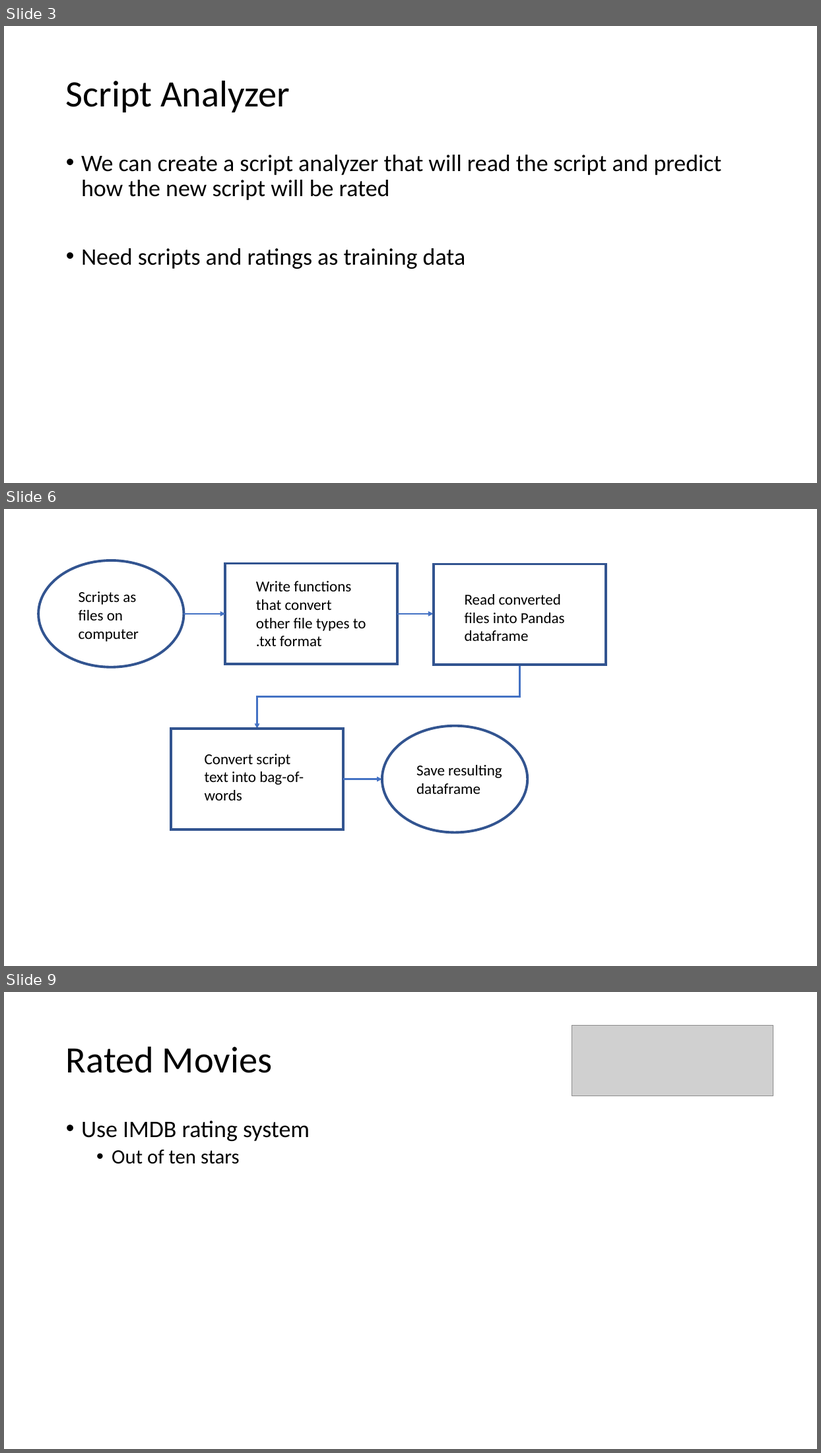
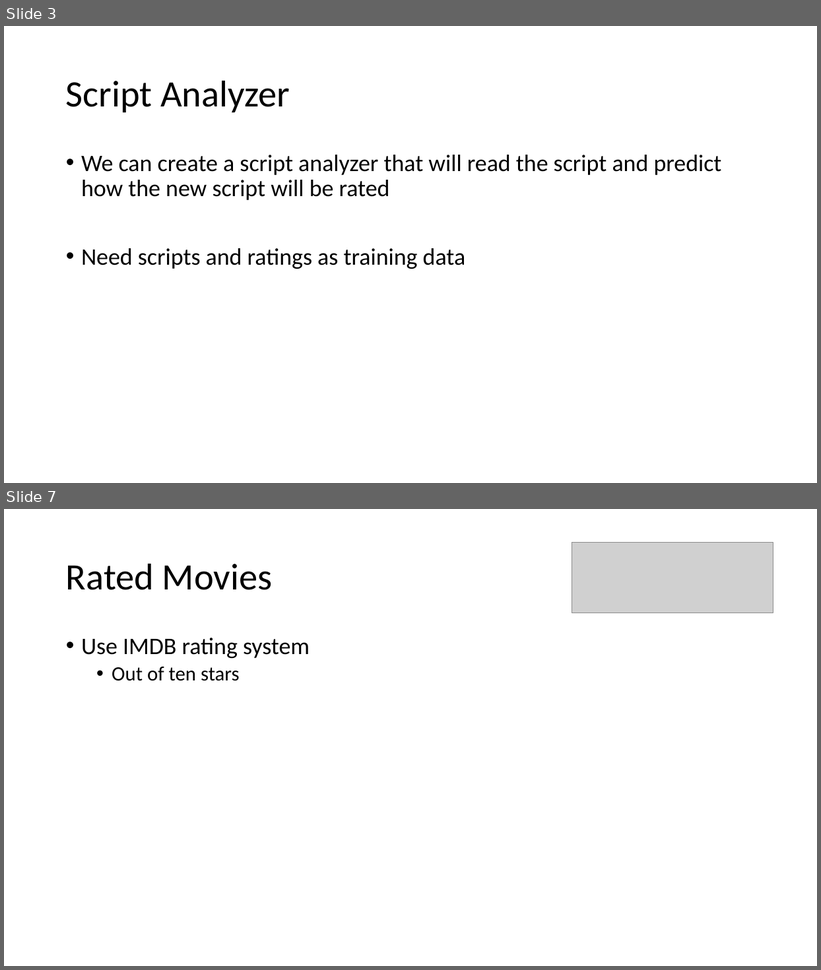
Before and after one commit to cda913/Capstone, a slide deck: AitkinCapstonePresentation.pptx. Shown one above the other, each under a label of ours: slides 3, 6 and 9 before the commit, slides 3 and 7 after it; the slides between them are not shown. The pictures are 821x1453 and 821x970 pixels, drawn with LibreOffice and Linux fonts; fonts in the diff are those of the drawing; grey boxes stand for pictures. Boxes give left, top, right and bottom in pixels: in the first picture for what was removed or moved away, otherwise in the second. Text is boxed around its words. In the diff, an @@ line names an element or a change of style, - is before the commit and + after.

```diff
--- a/AitkinCapstonePresentation.pptx
+++ b/AitkinCapstonePresentation.pptx
@@ slide 6 removed at <box>4,509,817,966</box>, background #FFFFFF @@
@@ ellipse removed at <box>38,560,184,667</box> @@
@@ rectangle removed at <box>225,563,397,664</box> @@
@@ rectangle removed at <box>434,564,606,665</box> @@
@@ text removed at <box>256,581,366,646</box> @@
-Write functions that convert other file types to .txt format
@@ text removed at <box>79,591,139,642</box> @@
-Scripts as files on computer
@@ text removed at <box>465,594,565,641</box> @@
-Read converted files into Pandas dataframe
@@ arrow removed from (184, 614) to (225, 614) @@
@@ arrow removed from (397, 614) to (434, 614) @@
@@ elbow arrow removed from (520, 665) to (257, 729) @@
@@ ellipse removed at <box>382,726,527,833</box> @@
@@ rectangle removed at <box>171,729,343,830</box> @@
@@ text removed at <box>205,754,304,801</box> @@
-Convert script text into bag-of-words
@@ text removed at <box>416,765,502,794</box> @@
-Save resulting dataframe
@@ arrow removed from (343, 779) to (382, 779) @@
@@ what was slide 9 is now slide 7 @@
```
Also in this commit, not shown: 2 slides changed, 3 slides added, 4 other slides removed.
